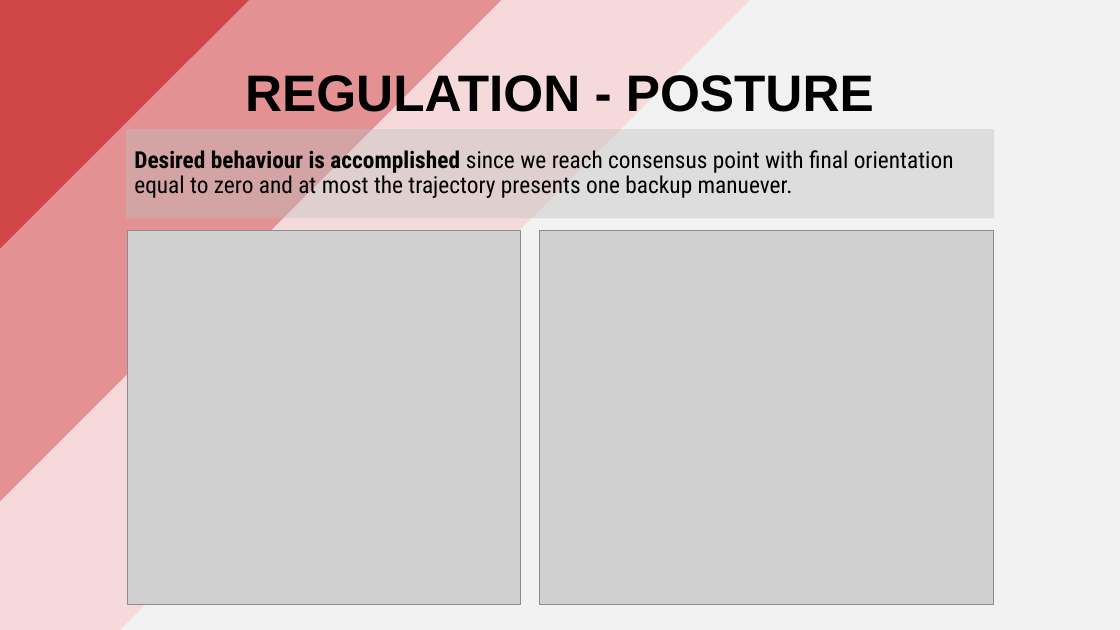
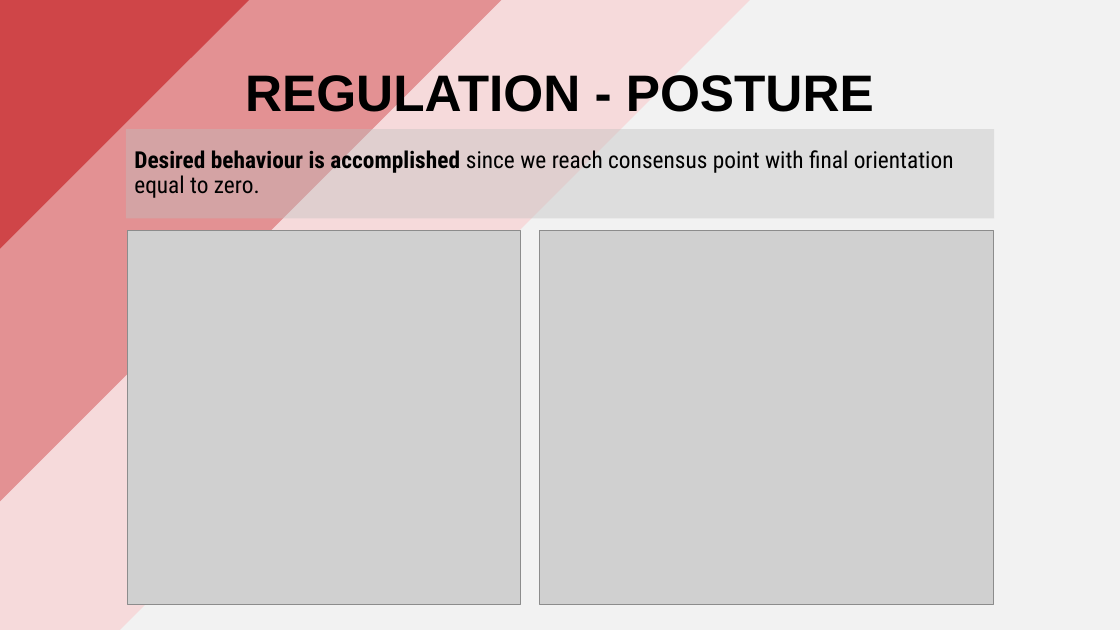
Before and after one commit to PippoGot/R-C2, a slide deck: slide 10 of documentation/presentation.pptx. Drawn at 1120x630 pixels with LibreOffice and Linux fonts; fonts in the diff are those of the drawing; grey boxes stand for pictures. Boxes give left, top, right and bottom in pixels: in the first picture for what was removed or moved away, otherwise in the second. Text is boxed around its words. In the diff, an @@ line names an element or a change of style, - is before the commit and + after.

Commit message:
presentation final

```diff
--- a/documentation/presentation.pptx
+++ b/documentation/presentation.pptx
@@ text at <box>134,147,954,198</box>: text changed @@
-Desired behaviour is accomplished since we reach consensus point with final orientation equal to zero and at most the trajectory presents one backup manuever.
+Desired behaviour is accomplished since we reach consensus point with final orientation equal to zero.
```
